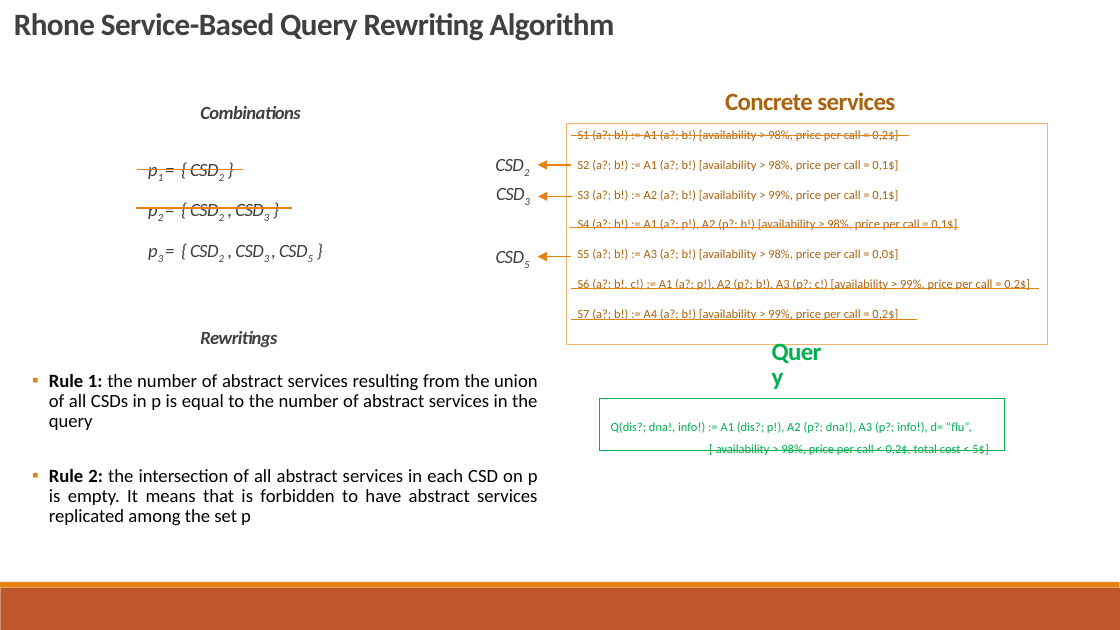
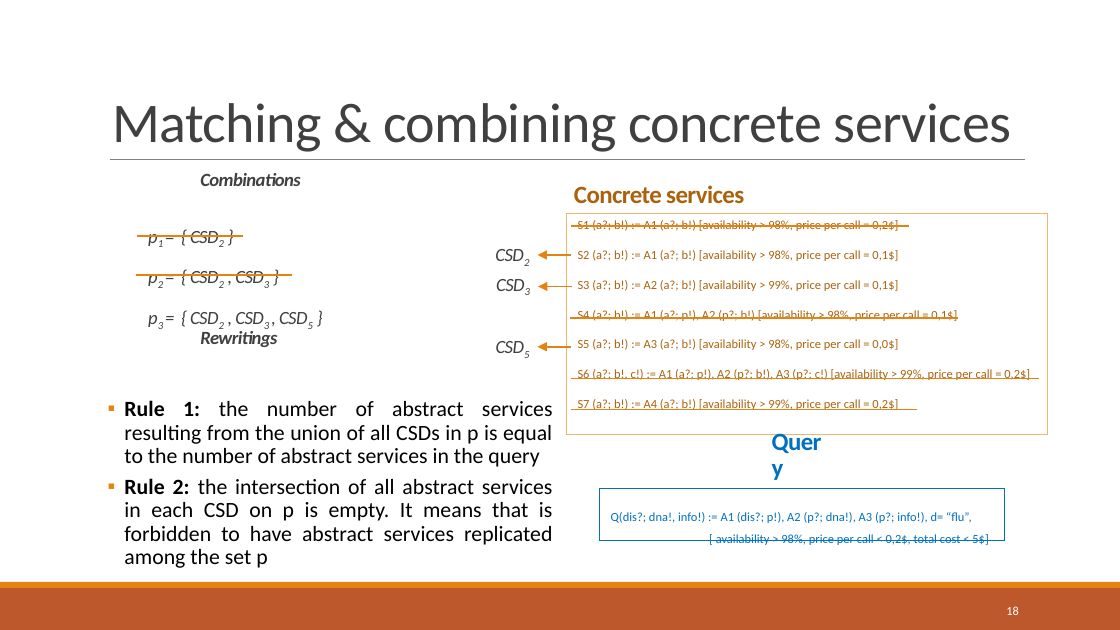
Before and after one commit to danielboni/DanielCarvalho-PhD, a slide deck: slide 18 of Presentations/ADBIS 2016/Presentation_ADBIS 2016.pptx. Drawn at 1120x630 pixels with LibreOffice and Linux fonts; fonts in the diff are those of the drawing. Boxes give left, top, right and bottom in pixels: in the first picture for what was removed or moved away, otherwise in the second. Text is boxed around its words. In the diff, an @@ line names an element or a change of style, - is before the commit and + after.

```diff
--- a/Presentations/ADBIS 2016/Presentation_ADBIS 2016.pptx
+++ b/Presentations/ADBIS 2016/Presentation_ADBIS 2016.pptx
@@ text removed at [14,13,615,41] @@
-Rhone Service-Based Query Rewriting Algorithm
@@ title added at [112,103,1011,152], 36 pt, text #404040 @@
+Matching & combining concrete services
@@ line added from (110, 160) to (1025, 160), #808080 0.5 pt @@
@@ text "Concrete services": place and size @@
-text "Concrete services" at [725,92,895,111]
+text "Concrete services" at [574,185,744,204]
@@ text "p1 = { CSD2 }": place and size @@
-text "p1 = { CSD2 }" at [137,153,367,268]
+text "p1 = { CSD2 }" at [137,221,367,335]
@@ 2 lines, 1 text: place and size @@
-2 lines, 1 text at [137,106,300,208]
+2 lines, 1 text at [137,173,300,274]
@@ 4 texts, 4 lines, 3 arrows, 2 rectangles: place and size @@
-4 texts, 4 lines, 3 arrows, 2 rectangles at [484,123,1047,451]
+4 texts, 4 lines, 3 arrows, 2 rectangles at [484,214,1047,541]
@@ text "Rule 1: the number of ...": place and size @@
-text "Rule 1: the number of ..." at [49,374,538,525]
+text "Rule 1: the number of ..." at [124,400,553,568]
@@ text "Rule 1: the number of ..." at [124,400,553,568]: size 12 to 14 pt @@
@@ text "Query" at [760,441,843,487]: text colour #00B050 to #0070C0 @@
@@ rectangle "Q(dis?; dna!, info!) := A1 ..." at [599,488,1004,541]: text colour #00B050 to #0070C0; outline #00B050 0.75 pt to #0070C0 0.75 pt @@
@@ page number rewrapped from [958,398,970,399] to [1006,606,1018,615] @@
```
Also in this commit, not shown: 18 other slides changed, 3 slides added, 2 slides removed.
